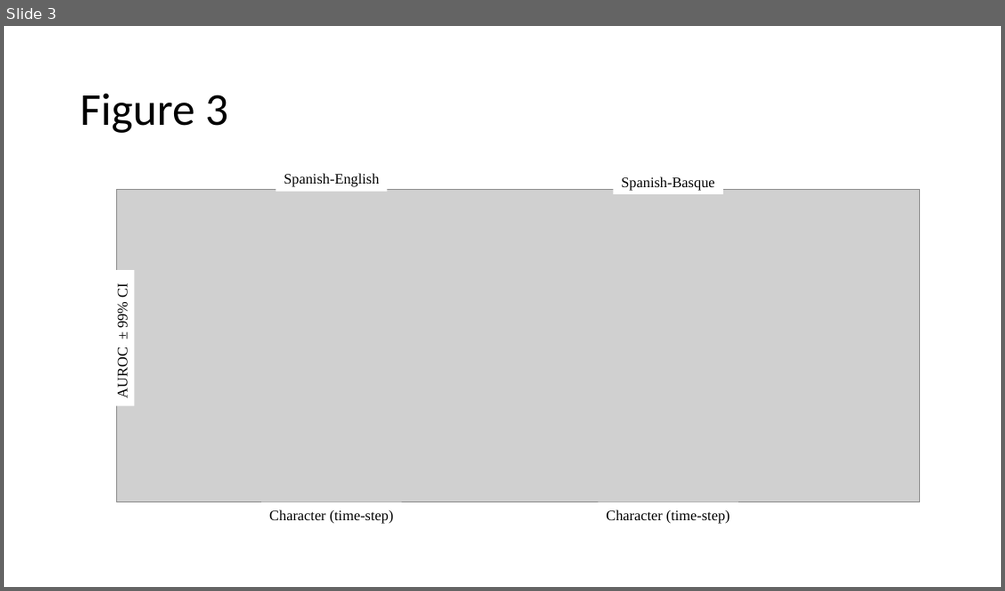
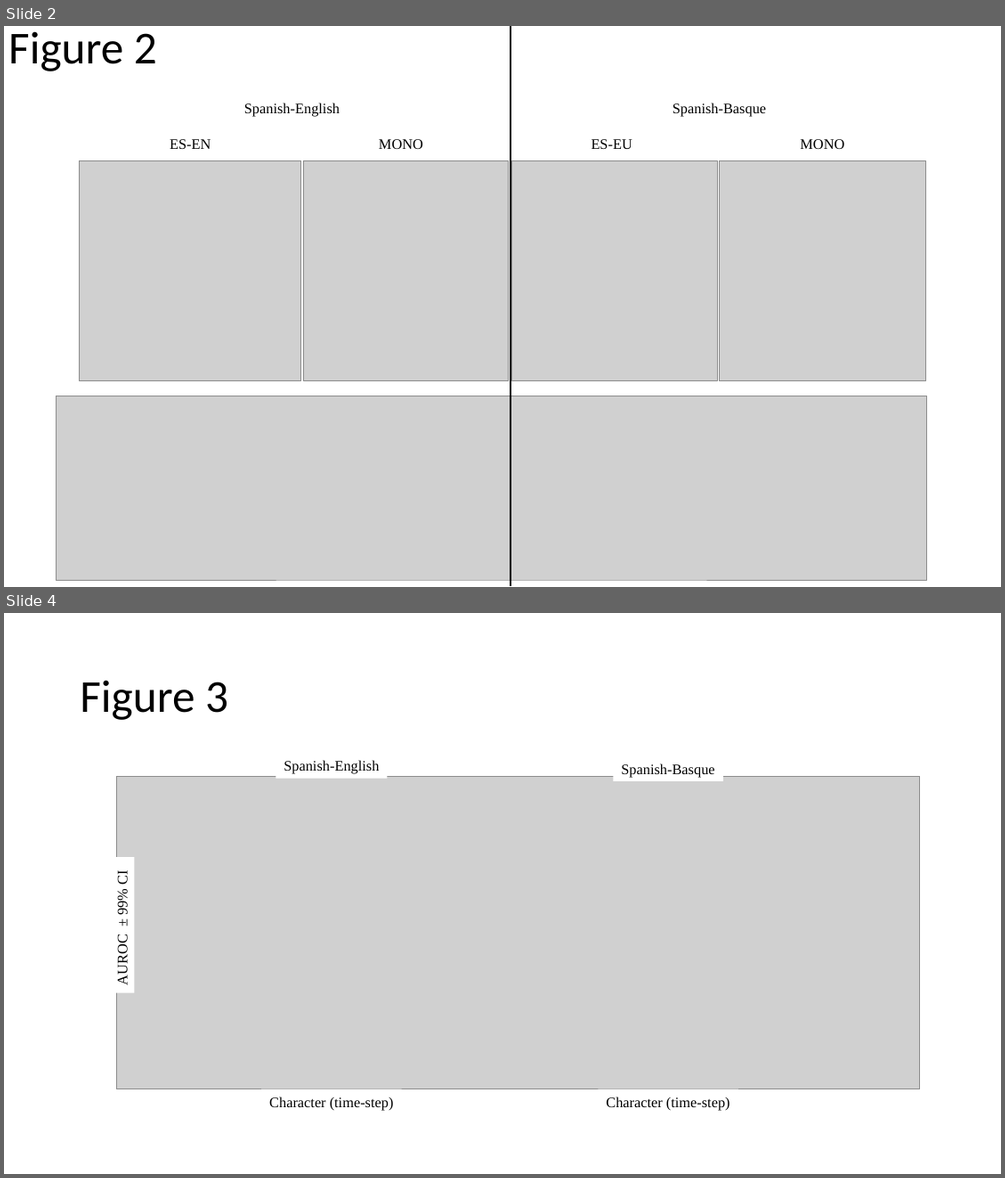
Before and after one commit to JoseAAManzano/CLOUD, a slide deck: results/plots/FIGURES.pptx. Shown one above the other, each under a label of ours: slide 3 before the commit, slides 2 and 4 after it; the slides between them are not shown. The pictures are 1005x591 and 1005x1178 pixels, drawn with LibreOffice and Linux fonts; fonts in the diff are those of the drawing; grey boxes stand for pictures. Boxes give left, top, right and bottom in pixels: in the first picture for what was removed or moved away, otherwise in the second. Text is boxed around its words. In the diff, an @@ line names an element or a change of style, - is before the commit and + after.

```diff
--- a/results/plots/FIGURES.pptx
+++ b/results/plots/FIGURES.pptx
@@ slide 2 added at (4, 26, 1001, 587), background #FFFFFF @@
@@ title added at (8, 31, 157, 71), 44 pt, text #000000 @@
+Figure 2
@@ line added from (510, 26) to (510, 586), #000000 1.5 pt @@
@@ text added at (244, 103, 340, 117), 14 pt, text #000000 @@
+Spanish-English
@@ text added at (672, 103, 766, 117), 14 pt, text #000000 @@
+Spanish-Basque
@@ rectangle added at (793, 131, 852, 157), fill #FFFFFF, 14 pt, text #000000 @@
+MONO
@@ text added at (170, 139, 210, 149), 14 pt, text #000000 @@
+ES-EN
@@ text added at (379, 139, 423, 149), 14 pt, text #000000 @@
+MONO
@@ text added at (591, 139, 632, 149), 14 pt, text #000000 @@
+ES-EU
@@ picture added at (80, 160, 301, 380) @@
@@ picture added at (304, 160, 508, 380) @@
@@ picture added at (512, 160, 718, 380) @@
@@ picture added at (720, 160, 926, 380) @@
@@ picture added at (57, 395, 928, 580) @@
@@ what was slide 3 is now slide 4 @@
```
Also in this commit, not shown: 2 slides changed, 10 other files.
